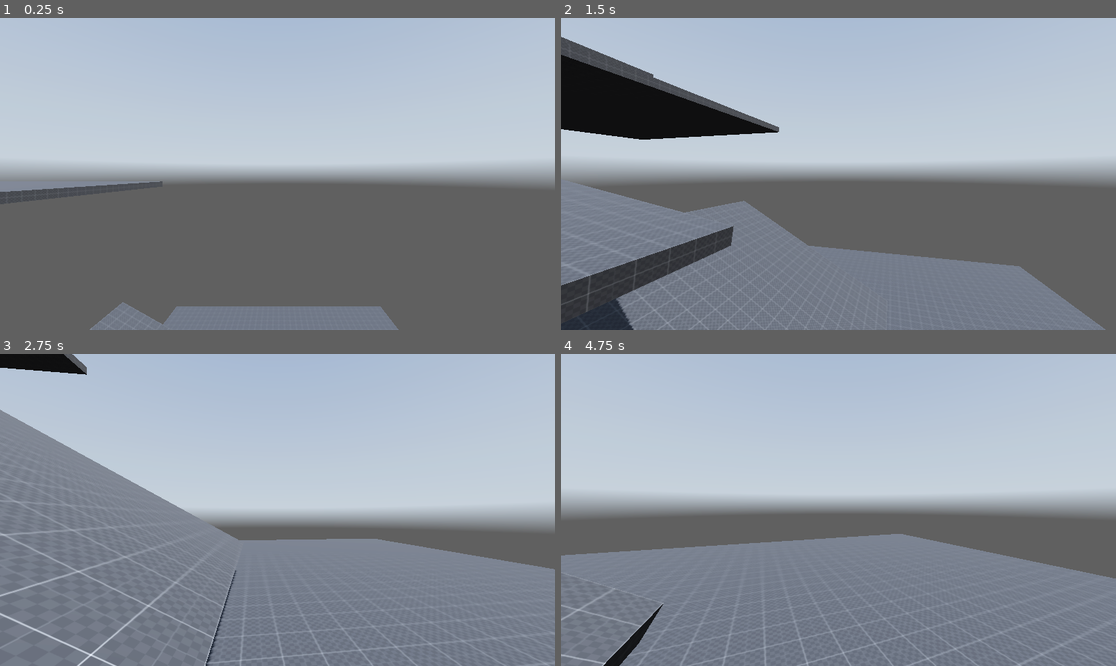
Above: before the commit, frames 1-4 (two rows, left to right).
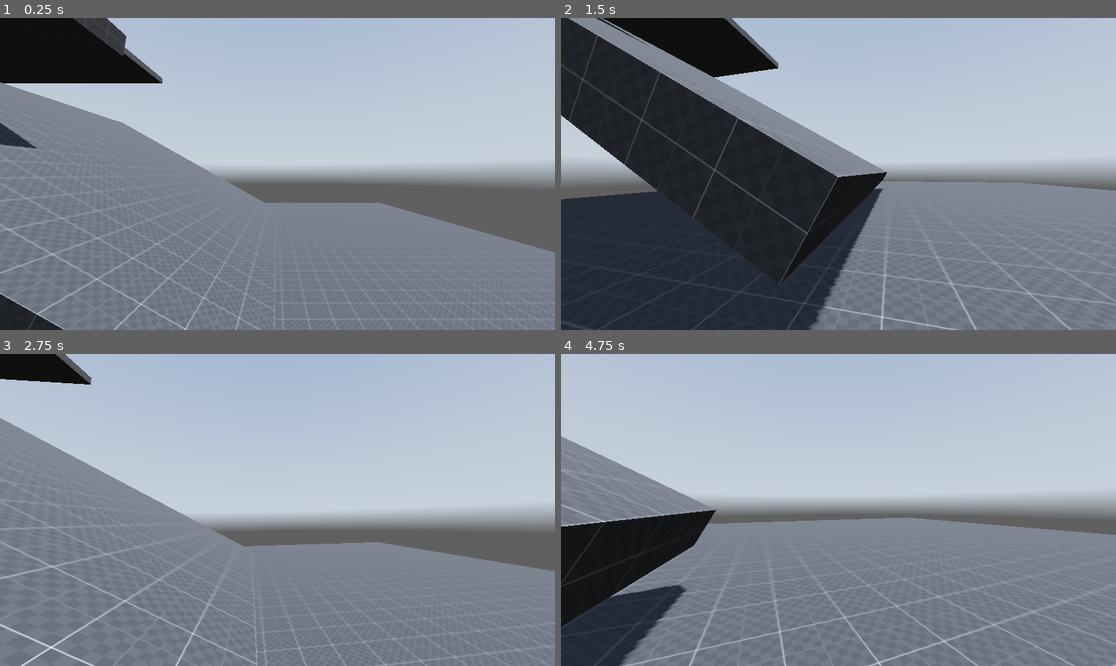
Above: after the commit, the same moments.

Repository: FahadHameed89/GodotPlayground3D
Game: Godot game, scene res://Scenes/world.tscn
The game is run twice, just before and just after one commit, with the same random seed, the same clock (stepped at 60 frames per second) and the same inputs. The project has no main scene, so this scene is started directly. A sky picture missing from this copy of the repository is replaced by a grey-blue gradient.
Inputs (mouse positions are in pixels of both pictures, inside the frame that each line leads up to):
- Up to frame 1 (0.25 s): no input
- Up to frame 2 (1.5 s): tap Enter (ui_accept) at 0.5, 0.77 s; move the mouse to (866, 174) at 0.52 s; hold Ctrl (crouch) 0.53-1.28 s; hold W (forward) from 0.53 s (still down); move the mouse to (810, 174) at 1.27 s; tap Alt (free_look) at 1.35 s
- Up to frame 3 (2.75 s): keep holding W (forward); tap Enter (ui_accept) at 1.52 s; move the mouse to (288, 503) at 2.02 s; hold Shift (sprint) from 2.03 s (still down)
- Up to frame 4 (4.75 s): keep holding W (forward); move the mouse to (832, 516) at 2.77 s; release Shift (sprint) at 2.78 s; tap Ctrl (crouch) at 2.85 s; tap Enter (ui_accept) at 3.02, 3.77, 4.52 s; move the mouse to (877, 513) at 3.52 s; hold Alt (free_look) 3.53-4.28 s; move the mouse to (794, 506) at 4.27 s; tap Shift (sprint) at 4.35 s

The runs differ from the first frame. In frame 1, 49% of the frame differs, in the area x 0-100%, y 0-100%; in frame 2, 52%; in frame 3, 4.8%; in frame 4, 20%.

Commit message:
added water shader to test scene
just for some visual effects

Diff:
--- a/Scenes/world.tscn
+++ b/Scenes/world.tscn
@@ -1,12 +1,31 @@
-[gd_scene load_steps=14 format=3 uid="uid://68r7nnpsg8u2"]
+[gd_scene load_steps=17 format=3 uid="uid://68r7nnpsg8u2"]
 
 [ext_resource type="Texture2D" uid="uid://ccfisp8mco7xb" path="res://assets/hdris/kloofendal_48d_partly_cloudy_puresky_2k.hdr" id="1_5cnvg"]
 [ext_resource type="Texture2D" uid="uid://cjg8s1k6qsv14" path="res://assets/textures/dev/grids/Dark/texture_07.png" id="1_a6034"]
+[ext_resource type="Shader" path="res://assets/shaders/water.gdshader" id="2_46rkb"]
 [ext_resource type="Script" path="res://Scripts/player.gd" id="3_cre28"]
 
 [sub_resource type="StandardMaterial3D" id="StandardMaterial3D_fcx0h"]
 albedo_texture = ExtResource("1_a6034")
 uv1_triplanar = true
+
+[sub_resource type="PlaneMesh" id="PlaneMesh_36awt"]
+
+[sub_resource type="ShaderMaterial" id="ShaderMaterial_ilo04"]
+render_priority = 0
+shader = ExtResource("2_46rkb")
+shader_parameter/depth_fade_distance = 1.0
+shader_parameter/absorbance = 2.0
+shader_parameter/shallow_color = Color(0.22, 0.66, 1, 1)
+shader_parameter/deep_color = Color(0, 0.25, 0.45, 1)
+shader_parameter/foam_amount = 0.2
+shader_parameter/foam_color = Color(1, 1, 1, 1)
+shader_parameter/roughness = 0.05
+shader_parameter/wave_scale = 4.0
+shader_parameter/height_scale = 0.15
+shader_parameter/wave_dir1 = Vector2(1, 0)
+shader_parameter/wave_dir2 = Vector2(0, 1)
+shader_parameter/wave_speed = 0.015
 
 [sub_resource type="PanoramaSkyMaterial" id="PanoramaSkyMaterial_5wfhq"]
 panorama = ExtResource("1_5cnvg")
@@ -197,6 +216,13 @@
 size = Vector3(20, 1, 20)
 material = SubResource("StandardMaterial3D_fcx0h")
 
+[node name="water" type="Node3D" parent="stage"]
+
+[node name="MeshInstance3D" type="MeshInstance3D" parent="stage/water"]
+transform = Transform3D(500, 0, 0, 0, 500, 0, 0, 0, 500, 67.848, -98.3303, 0)
+mesh = SubResource("PlaneMesh_36awt")
+surface_material_override/0 = SubResource("ShaderMaterial_ilo04")
+
 [node name="env" type="Node3D" parent="."]
 
 [node name="WorldEnvironment" type="WorldEnvironment" parent="env"]
@@ -207,7 +233,7 @@
 shadow_enabled = true
 
 [node name="player" type="CharacterBody3D" parent="."]
-transform = Transform3D(1, 0, 0, 0, 1, 0, 0, 0, 1, 42.649, 0, 0)
+transform = Transform3D(1, 0, 0, 0, 1, 0, 0, 0, 1, 42.649, -20.263, 0)
 script = ExtResource("3_cre28")
 
 [node name="standing_collision_shape" type="CollisionShape3D" parent="player"]
--- /dev/null
+++ b/assets/shaders/water.gdshader
@@ -0,0 +1,75 @@
+shader_type spatial;
+
+uniform sampler2D DEPTH_TEXTURE : hint_depth_texture, repeat_disable, filter_nearest;
+
+uniform float depth_fade_distance : hint_range(0.0, 10.0) = 1.0;
+uniform float absorbance : hint_range(0.0, 10.0) = 2.0;
+
+uniform vec3 shallow_color : source_color = vec3(0.22, 0.66, 1.0);
+uniform vec3 deep_color : source_color = vec3(0.0, 0.25, 0.45);
+
+uniform float foam_amount : hint_range(0.0, 2.0) = 0.2;
+uniform vec3 foam_color : source_color = vec3(1);
+uniform sampler2D foam_noise : hint_default_white;
+
+uniform float roughness : hint_range(0.0, 1.0) = 0.05;
+
+uniform sampler2D wave_texture;
+uniform float wave_scale = 4.0;
+uniform float height_scale = 0.15;
+varying float wave_height;
+varying vec3 uv_world_pos;
+
+uniform sampler2D normal1;
+uniform vec2 wave_dir1 = vec2(1.0, 0.0);
+uniform sampler2D normal2;
+uniform vec2 wave_dir2 = vec2(0.0, 1.0);
+uniform float wave_speed : hint_range(0.0, 0.2) = 0.015;
+
+vec3 screen(vec3 base, vec3 blend){
+	return 1.0 - (1.0 - base) * (1.0 - blend);
+}
+
+void vertex() {
+	// Vertext displacement for waves
+	uv_world_pos = (MODEL_MATRIX * vec4(VERTEX, 1.0)).xyz;
+	wave_height = texture(wave_texture, uv_world_pos.xz / wave_scale + TIME * wave_speed).r;
+	VERTEX.y += wave_height * height_scale;
+}
+
+void fragment()
+{
+	// Depth texture magic
+	float depth = texture(DEPTH_TEXTURE, SCREEN_UV, 0.0).r;
+  	vec3 ndc = vec3(SCREEN_UV * 2.0 - 1.0, depth);
+	vec4 world = INV_VIEW_MATRIX * INV_PROJECTION_MATRIX * vec4(ndc, 1.0);
+	float depth_texture_y = world.y / world.w;
+	float vertex_y = (INV_VIEW_MATRIX * vec4(VERTEX, 1.0)).y;
+	float vertical_depth = vertex_y - depth_texture_y;
+
+	// Changes the color of geometry behind it as the water gets deeper
+	float depth_fade_blend = exp(-vertical_depth / depth_fade_distance);
+	depth_fade_blend = clamp(depth_fade_blend, 0.0, 1.0);
+
+	// Makes the water more transparent as it gets more shallow
+	float alpha_blend = -vertical_depth * absorbance;
+	alpha_blend = clamp(1.0 - exp(alpha_blend), 0.0, 1.0);
+
+	// Small layer of foam
+	float foam_blend = clamp(1.0 - (vertical_depth / foam_amount), 0.0, 1.0);
+	vec3 foam = foam_blend * foam_color;
+
+	// Mix them all together
+	vec3 color_out = mix(deep_color, shallow_color, depth_fade_blend);
+	color_out = screen(color_out, foam);
+
+	// Normal maps
+	vec2 normal_offset1 = (TIME * wave_dir1) * wave_speed;
+	vec2 normal_offset2 = (TIME * wave_dir2) * wave_speed;
+	vec3 normal_blend = mix(texture(normal1, uv_world_pos.xz / wave_scale + normal_offset1), texture(normal2, uv_world_pos.xz / wave_scale + normal_offset2), 0.5).rgb;
+
+	ALBEDO = color_out;
+	ALPHA = alpha_blend;
+	ROUGHNESS = roughness;
+	NORMAL_MAP = normal_blend;
+}
